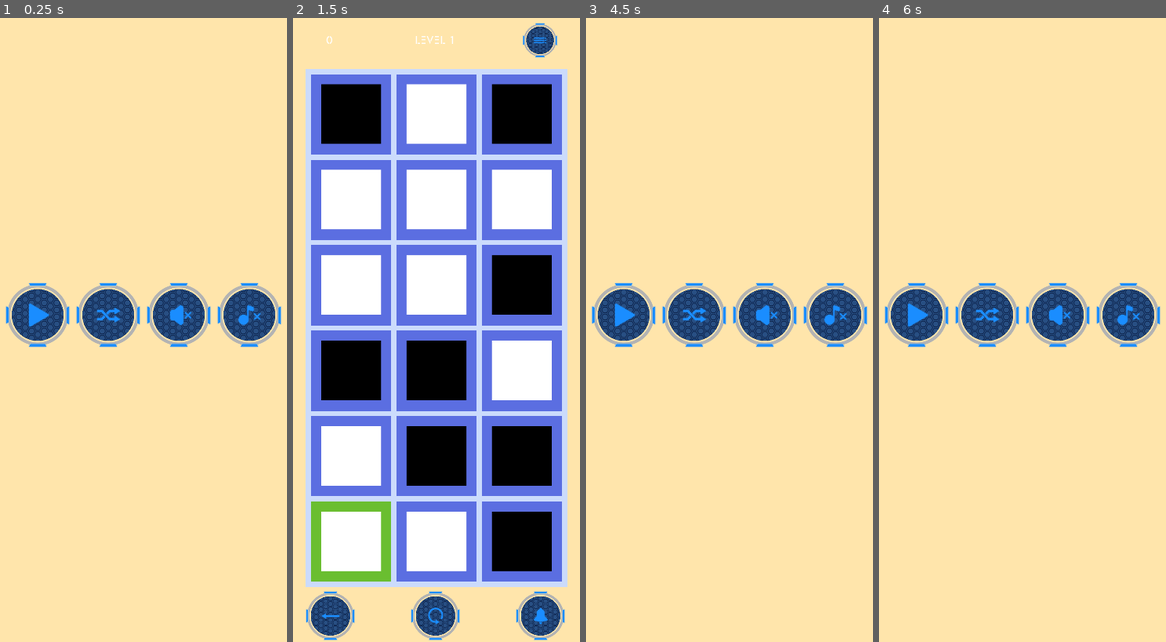
Above: before the commit, frames 1-4 (left to right).
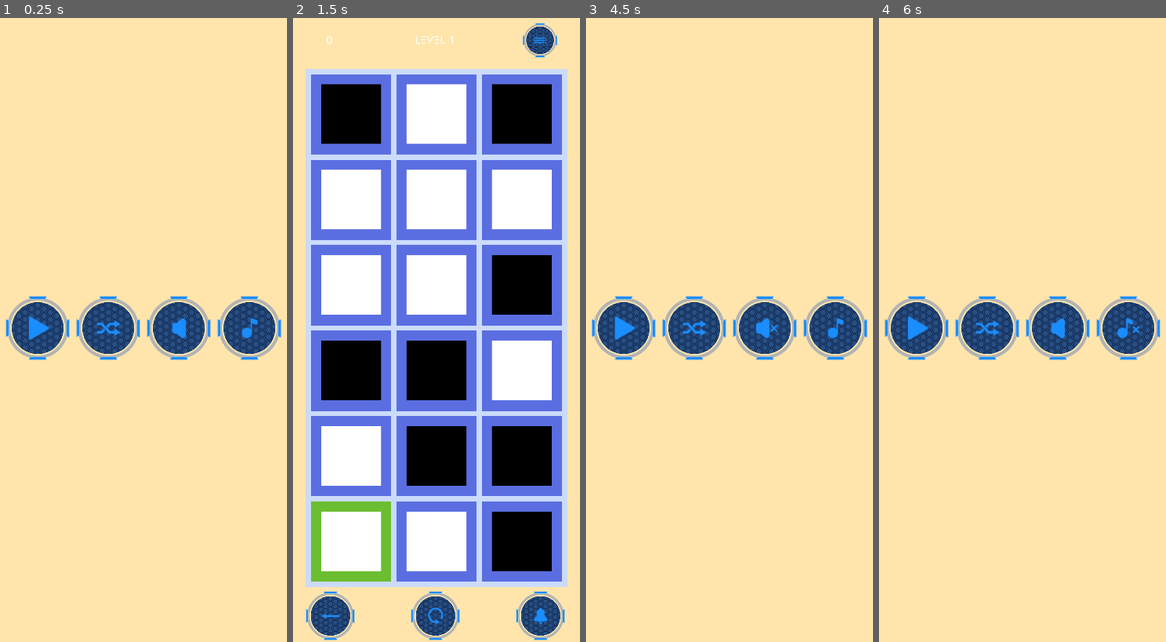
Above: after the commit, the same moments.

Repository: sisipun/SleepyCity
Game: Godot game, scene res://Game/Menu/MainMenu/MainMenu.tscn
Two runs of this game, one before a commit and one after it. Both use one fixed random seed, a clock stepped at 60 frames per second and the inputs below.
Inputs (mouse positions are in pixels of both pictures, inside the frame that each line leads up to; where the layout moved, square brackets give the same spot in the first picture):
- Up to frame 1 (0.25 s): no input
- Up to frame 2 (1.5 s): click (402, 330) [402, 317] at 0.5 s; click (539, 617) at 1.25 s
- Up to frame 3 (4.5 s): click (832, 617) at 2 s; click (832, 617) at 2.75 s; click (832, 42) at 3.5 s; click (763, 317) at 4.27 s
- Up to frame 4 (6 s): click (1056, 330) at 5.02 s; click (1128, 330) [1128, 317] at 5.75 s

The runs differ from the first frame. In frame 1, 6.8% of the frame differs, in the area x 1-99%, y 42-55%; in frame 2, nothing differs; in frame 3, 6.8%; in frame 4, 6.8%.

Commit message:
Switch buttons

Diff:
--- a/Game/Menu/ChoosePack/PackPreview.tscn
+++ b/Game/Menu/ChoosePack/PackPreview.tscn
@@ -30,4 +30,5 @@
 custom_colors/font_color = Color( 0, 0, 0, 1 )
 text = "0
 "
+
 [connection signal="gui_input" from="PreviewArea" to="." method="_on_gui_input"]
--- a/Game/Menu/Common/LinkButton.gd
+++ /dev/null
@@ -1,8 +0,0 @@
-extends Button
-
-
-export (String) var link_path
-
-
-func _on_pressed() -> void:
-	get_tree().change_scene(link_path)
--- a/Game/Menu/Common/LinkButton.tscn
+++ b/Game/Menu/Common/LinkButton.tscn
@@ -1,12 +1,22 @@
 [gd_scene load_steps=2 format=2]
 
-[ext_resource path="res://Game/Menu/Common/LinkButton.gd" type="Script" id=1]
+[sub_resource type="GDScript" id=1]
+script/source = "extends Button
+
+
+export (String) var link_path
+
+
+func _on_pressed() -> void:
+	get_tree().change_scene(link_path)
+"
 
 [node name="LinkButton" type="Button"]
 margin_right = 68.0
 margin_bottom = 33.0
-script = ExtResource( 1 )
+script = SubResource( 1 )
 __meta__ = {
 "_edit_use_anchors_": false
 }
+
 [connection signal="pressed" from="." to="." method="_on_pressed"]
--- a/Game/Menu/Common/LinkTextureButton.tscn
+++ b/Game/Menu/Common/LinkTextureButton.tscn
@@ -9,4 +9,5 @@
 __meta__ = {
 "_edit_use_anchors_": false
 }
+
 [connection signal="pressed" from="." to="." method="_on_pressed"]
--- /dev/null
+++ b/Game/Menu/Common/SwitchButton.gd
@@ -0,0 +1,35 @@
+tool
+extends TextureButton
+
+class_name SwitchButton
+
+export (Texture) var on_normal
+export (Texture) var on_pressed
+export (Texture) var on_disabled
+export (Texture) var off_normal
+export (Texture) var off_pressed
+export (Texture) var off_disabled
+
+var is_on = true
+
+func _ready() -> void:
+	connect("pressed", self, "_on_button_pressed")
+	texture_normal = on_normal
+	texture_pressed = on_pressed
+	texture_disabled = on_disabled
+
+
+func _on_button_pressed() -> void:
+	set_is_on(!is_on)
+
+
+func set_is_on(is_on: bool) -> void:
+	self.is_on = is_on
+	if is_on:
+		texture_normal = on_normal
+		texture_pressed = on_pressed
+		texture_disabled = on_disabled
+	else:
+		texture_normal = off_normal
+		texture_pressed = off_pressed
+		texture_disabled = off_disabled
--- /dev/null
+++ b/Game/Menu/Common/SwitchButton.tscn
@@ -0,0 +1,11 @@
+[gd_scene load_steps=2 format=2]
+
+[ext_resource path="res://Game/Menu/Common/SwitchButton.gd" type="Script" id=1]
+
+[node name="Control" type="TextureButton"]
+anchor_right = 1.0
+anchor_bottom = 1.0
+script = ExtResource( 1 )
+__meta__ = {
+"_edit_use_anchors_": false
+}
--- a/Game/Menu/MainMenu/MainMenu.tscn
+++ b/Game/Menu/MainMenu/MainMenu.tscn
@@ -1,7 +1,8 @@
-[gd_scene load_steps=13 format=2]
+[gd_scene load_steps=18 format=2]
 
 [ext_resource path="res://Assets/Menu/generated_button.png" type="Texture" id=1]
 [ext_resource path="res://Assets/Menu/background.png" type="Texture" id=2]
+[ext_resource path="res://Game/Menu/Common/SwitchButton.tscn" type="PackedScene" id=3]
 [ext_resource path="res://Game/Menu/Common/LinkTextureButton.tscn" type="PackedScene" id=4]
 [ext_resource path="res://Assets/Menu/story_button.png" type="Texture" id=5]
 [ext_resource path="res://Assets/Menu/story_button_active.png" type="Texture" id=6]
@@ -11,7 +12,11 @@
 [ext_resource path="res://Assets/Menu/sound_off_button_active.png" type="Texture" id=10]
 [ext_resource path="res://Assets/Menu/sound_off_button.png" type="Texture" id=11]
 [ext_resource path="res://Game/Menu/MainMenu/SoundButton.gd" type="Script" id=12]
-[ext_resource path="res://Game/Menu/MainMenu/MusicButton.gd" type="Script" id=13]
+[ext_resource path="res://Assets/Menu/music_on_button_active.png" type="Texture" id=13]
+[ext_resource path="res://Game/Menu/MainMenu/MusicButton.gd" type="Script" id=14]
+[ext_resource path="res://Assets/Menu/sound_on_button.png" type="Texture" id=15]
+[ext_resource path="res://Assets/Menu/music_on_button.png" type="Texture" id=16]
+[ext_resource path="res://Assets/Menu/sound_on_button_active.png" type="Texture" id=17]
 
 [node name="MainMenu" type="Control"]
 anchor_right = 1.0
@@ -53,9 +58,9 @@
 }
 
 [node name="MenuButtons" type="HBoxContainer" parent="MenuMargin/Buttons"]
-margin_top = 500.0
+margin_top = 525.0
 margin_right = 536.0
-margin_bottom = 650.0
+margin_bottom = 675.0
 rect_min_size = Vector2( 0, 150 )
 alignment = 1
 
@@ -86,34 +91,39 @@
 stretch_mode = 5
 link_path = "res://Game/Level/Generated/GeneratedLevel.tscn"
 
-[node name="SoundButton" type="TextureButton" parent="MenuMargin/Buttons/MenuButtons"]
+[node name="Control" parent="MenuMargin/Buttons/MenuButtons" instance=ExtResource( 3 )]
+anchor_right = 0.0
+anchor_bottom = 0.0
 margin_left = 270.0
 margin_right = 401.0
 margin_bottom = 150.0
 size_flags_horizontal = 3
-size_flags_vertical = 3
-texture_normal = ExtResource( 11 )
-texture_pressed = ExtResource( 10 )
+texture_normal = ExtResource( 15 )
 expand = true
 stretch_mode = 5
 script = ExtResource( 12 )
+on_normal = ExtResource( 15 )
+on_pressed = ExtResource( 17 )
+off_normal = ExtResource( 11 )
+off_pressed = ExtResource( 10 )
 
-[node name="MusicButton" type="TextureButton" parent="MenuMargin/Buttons/MenuButtons"]
+[node name="MusicButton" parent="MenuMargin/Buttons/MenuButtons" instance=ExtResource( 3 )]
+anchor_right = 0.0
+anchor_bottom = 0.0
 margin_left = 405.0
 margin_right = 536.0
 margin_bottom = 150.0
+rect_min_size = Vector2( 70, 70 )
 size_flags_horizontal = 3
 size_flags_vertical = 3
-texture_normal = ExtResource( 9 )
-texture_pressed = ExtResource( 8 )
+texture_normal = ExtResource( 16 )
 expand = true
 stretch_mode = 5
-script = ExtResource( 13 )
+script = ExtResource( 14 )
+on_normal = ExtResource( 16 )
+on_pressed = ExtResource( 13 )
+off_normal = ExtResource( 9 )
+off_pressed = ExtResource( 8 )
 
-[node name="FooterButtonsMargin" type="MarginContainer" parent="MenuMargin/Buttons"]
-margin_top = 670.0
-margin_right = 536.0
-margin_bottom = 700.0
-custom_constants/margin_top = 30
-[connection signal="pressed" from="MenuMargin/Buttons/MenuButtons/SoundButton" to="MenuMargin/Buttons/MenuButtons/SoundButton" method="_on_pressed"]
+[connection signal="pressed" from="MenuMargin/Buttons/MenuButtons/Control" to="MenuMargin/Buttons/MenuButtons/Control" method="_on_pressed"]
 [connection signal="pressed" from="MenuMargin/Buttons/MenuButtons/MusicButton" to="MenuMargin/Buttons/MenuButtons/MusicButton" method="_on_pressed"]
--- a/Game/Menu/MainMenu/MusicButton.gd
+++ b/Game/Menu/MainMenu/MusicButton.gd
@@ -1,6 +1,11 @@
-extends TextureButton
+extends SwitchButton
 
-func _on_pressed() -> void:
+
+func _ready():
+	set_is_on(Storage.has_music())
+
+
+func _on_pressed():
 	if Storage.has_music():
 		Storage.mute_music()
 	else:
--- a/Game/Menu/MainMenu/SoundButton.gd
+++ b/Game/Menu/MainMenu/SoundButton.gd
@@ -1,6 +1,11 @@
-extends TextureButton
+extends SwitchButton
 
-func _on_pressed() -> void:
+
+func _ready():
+	set_is_on(Storage.has_sound())
+
+
+func _on_pressed():
 	if Storage.has_sound():
 		Storage.mute_sound()
 	else:
--- a/project.godot
+++ b/project.godot
@@ -28,12 +28,18 @@
 "class": "PackPreview",
 "language": "GDScript",
 "path": "res://Game/Menu/ChoosePack/PackPreview.gd"
+}, {
+"base": "TextureButton",
+"class": "SwitchButton",
+"language": "GDScript",
+"path": "res://Game/Menu/Common/SwitchButton.gd"
 } ]
 _global_script_class_icons={
 "Cell": "",
 "LevelMap": "",
 "LevelPreview": "",
-"PackPreview": ""
+"PackPreview": "",
+"SwitchButton": ""
 }
 
 [application]
@@ -54,6 +60,7 @@
 
 window/size/width=600
 window/size/height=1200
+window/size/resizable=false
 window/energy_saving/keep_screen_on=false
 window/handheld/orientation="sensor_portrait"
 window/stretch/mode="2d"
